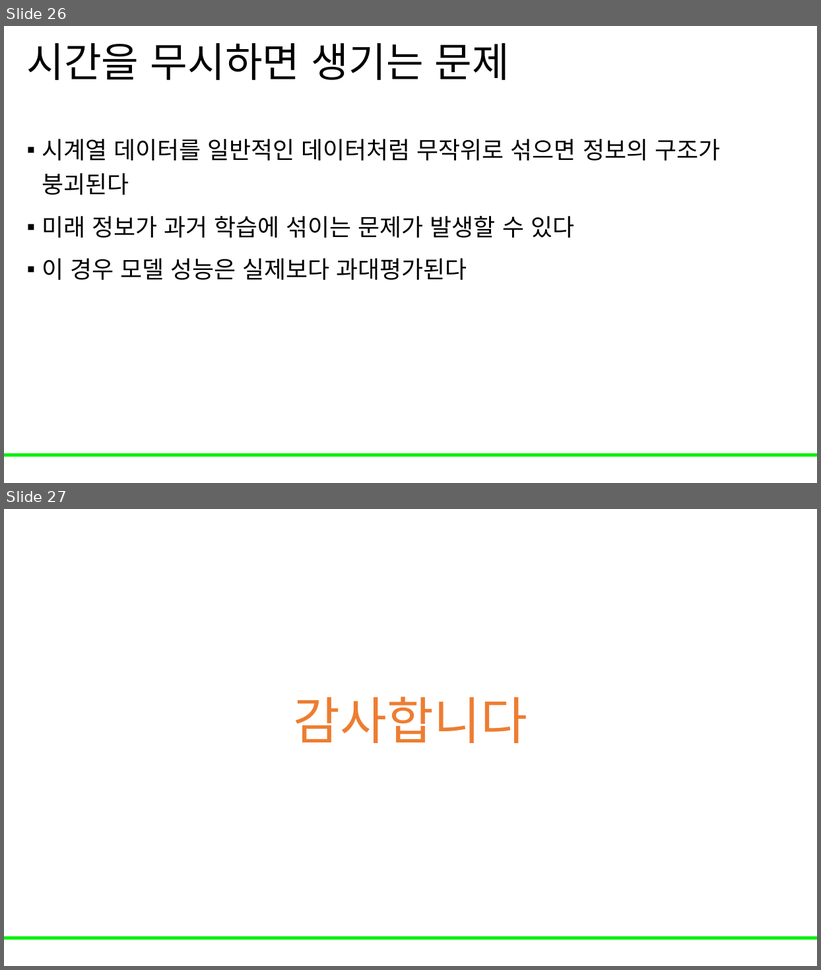
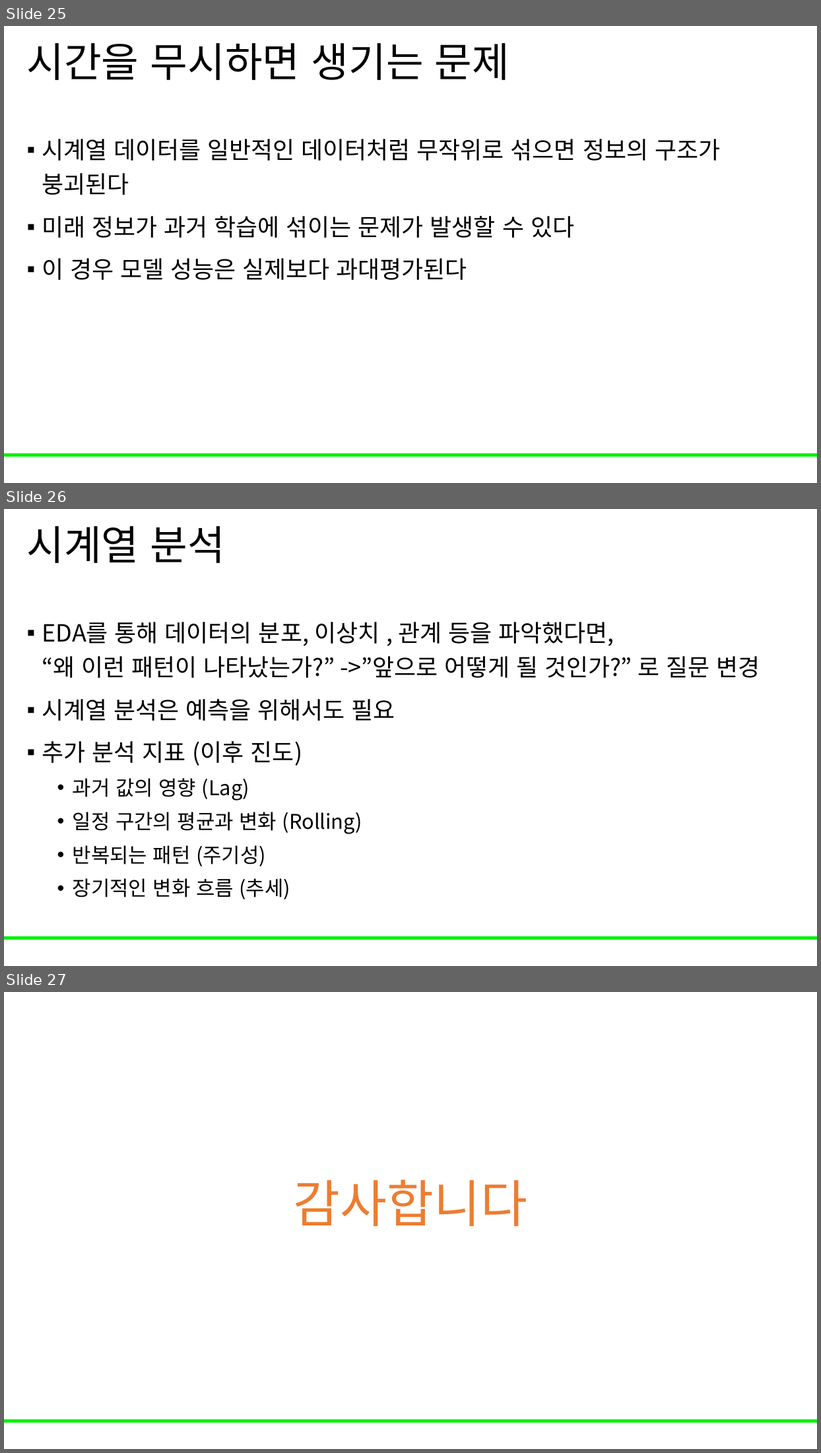
Before and after one commit to Leader-Lesson/KDT_RE_5th, a slide deck: material/5_AI/04_데이터 전처리와 EDA 기초.pptx. Shown one above the other, each under a label of ours: slides 26 and 27 before the commit, slides 25, 26 and 27 after it. The pictures are 821x970 and 821x1453 pixels, drawn with LibreOffice and Linux fonts; fonts in the diff are those of the drawing; background and template pictures are left out. Boxes give left, top, right and bottom in pixels: in the first picture for what was removed or moved away, otherwise in the second. Text is boxed around its words. In the diff, an @@ line names an element or a change of style, - is before the commit and + after.

Commit message:
ppt 추가

```diff
--- a/material/5_AI/04_데이터 전처리와 EDA 기초.pptx
+++ b/material/5_AI/04_데이터 전처리와 EDA 기초.pptx
@@ slide 26 added at [4,509,817,966], background #FFFFFF; not listed: 1 template element that a slide beside it also shows @@
@@ title added at [27,526,225,563], 48 pt, text #000000 @@
+시계열 분석
@@ text added at [42,622,760,900], 28 pt, text #000000 @@
+▪ EDA를 통해 데이터의 분포, 이상치 , 관계 등을 파악했다면,
+  “왜 이런 패턴이 나타났는가?” ->”앞으로 어떻게 될 것인가?” 로 질문 변경
+▪ 시계열 분석은 예측을 위해서도 필요
+▪ 추가 분석 지표 (이후 진도)
+  • 과거 값의 영향 (Lag)
+  • 일정 구간의 평균과 변화 (Rolling)
+  • 반복되는 패턴 (주기성)
+  • 장기적인 변화 흐름 (추세)
@@ what was slide 26 is now slide 25 @@
```
Also in this commit, not shown: 3 slides changed, 1 slide removed.
